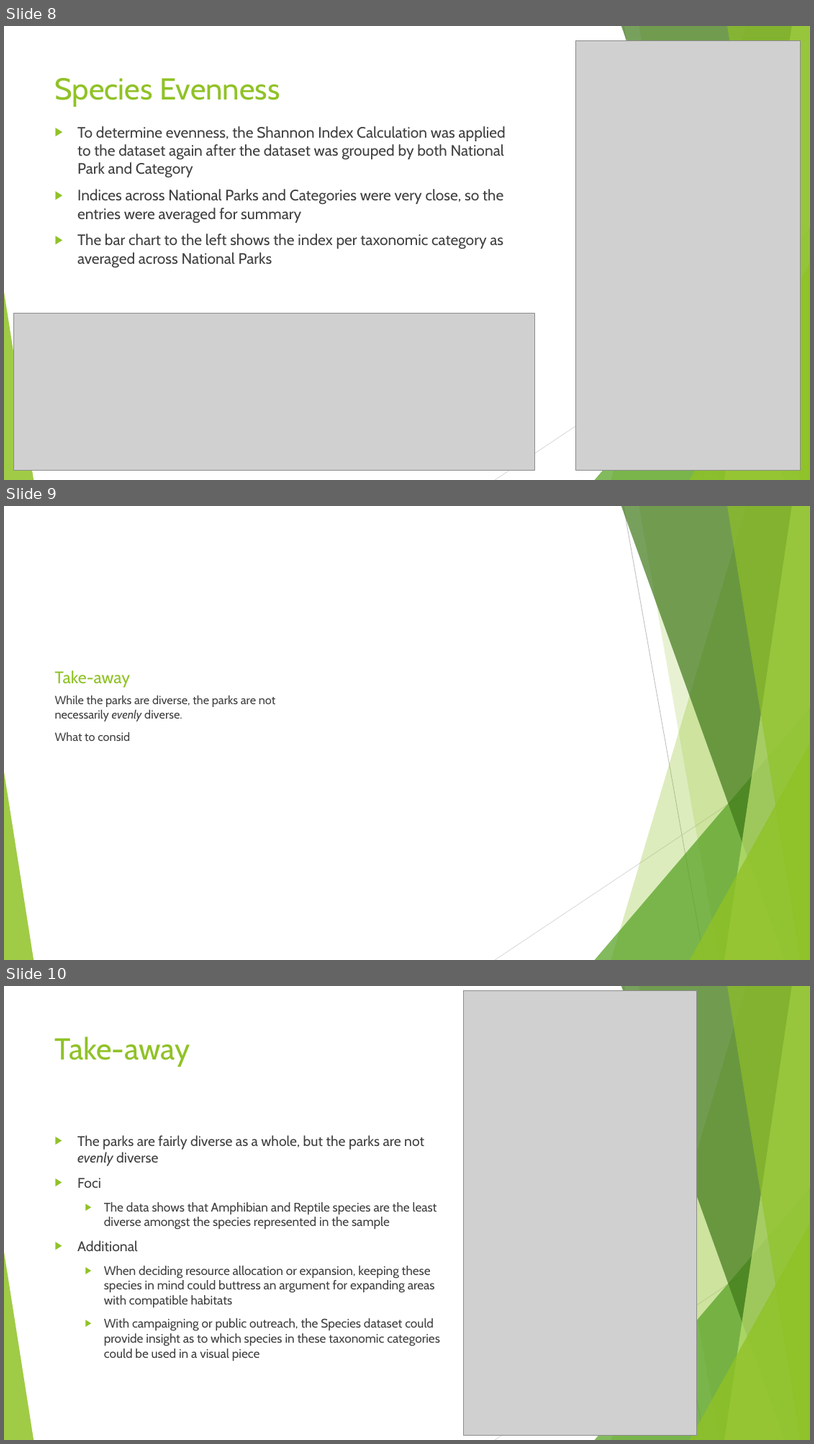
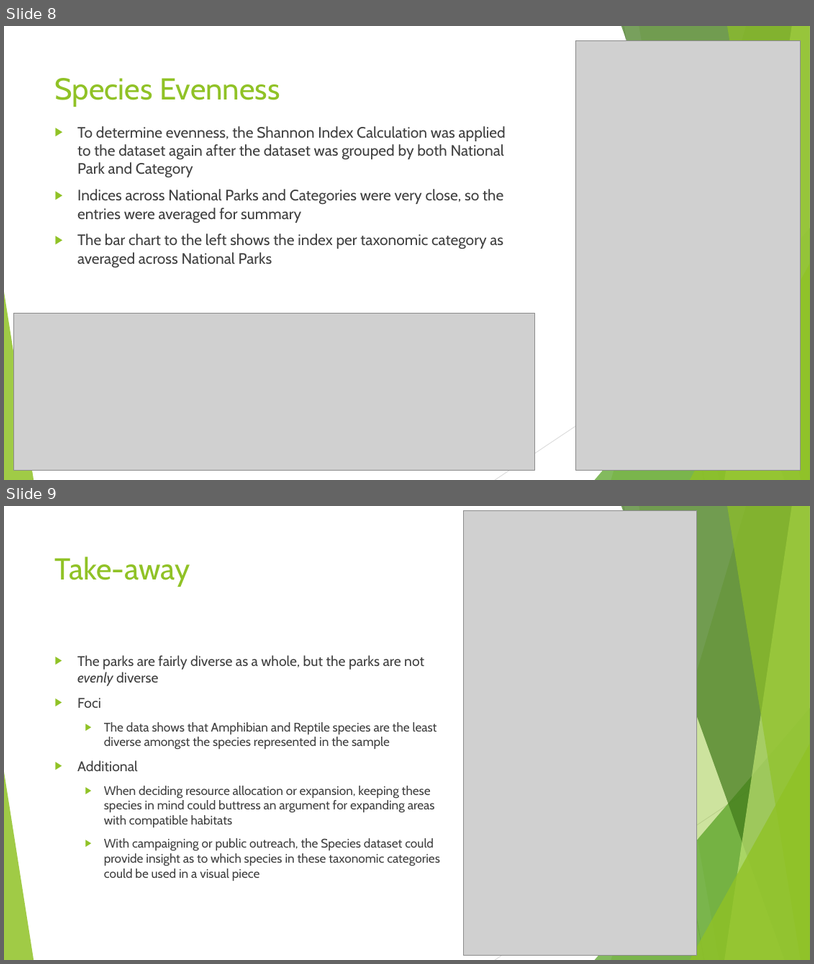
Before and after one commit to davidag2696/Biodiversity_Indices_Analysis_Four_National_Parks, a slide deck: biodiversity_presentation.pptx. Shown one above the other, each under a label of ours: slides 8, 9 and 10 before the commit, slides 8 and 9 after it. The pictures are 814x1444 and 814x964 pixels, drawn with LibreOffice and Linux fonts; fonts in the diff are those of the drawing; grey boxes stand for pictures. Boxes give left, top, right and bottom in pixels: in the first picture for what was removed or moved away, otherwise in the second. Text is boxed around its words. In the diff, an @@ line names an element or a change of style, - is before the commit and + after.

```diff
--- a/biodiversity_presentation.pptx
+++ b/biodiversity_presentation.pptx
@@ slide 9 removed at (4, 506, 810, 960), background #FFFFFF; not listed: 10 template elements that a slide beside it also shows @@
@@ title removed at (55, 670, 130, 687) @@
-Take-away
@@ text removed at (55, 695, 276, 741) @@
-While the parks are diverse, the parks are not necessarily evenly diverse.
-What to consid
@@ what was slide 10 is now slide 9 @@
```
Also in this commit, not shown: 6 slides added, 1 other slide removed, 10 other files.
